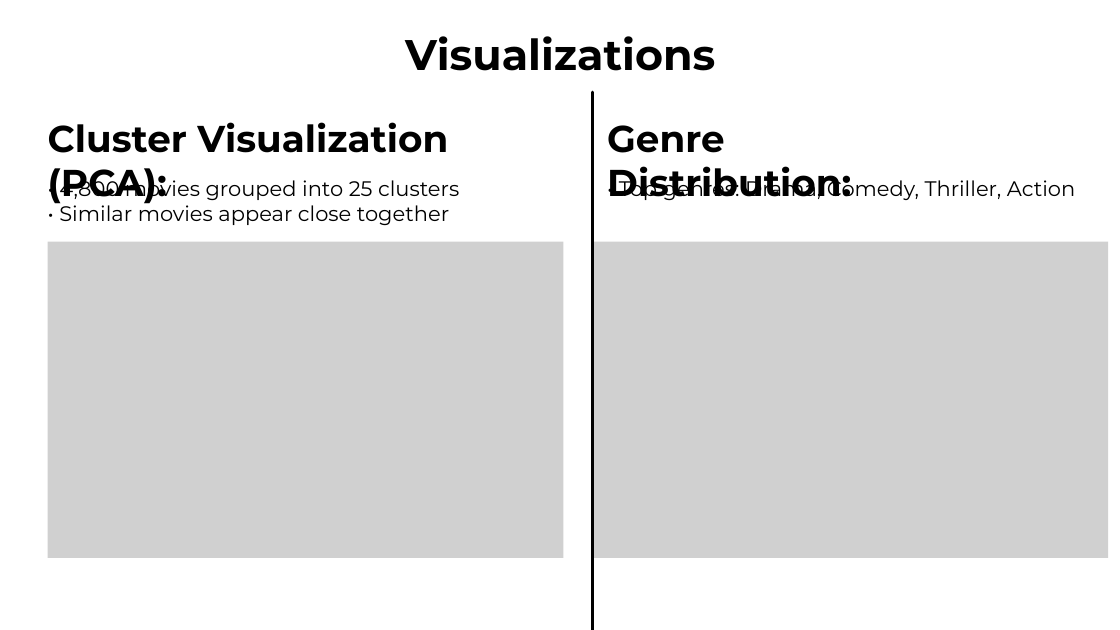
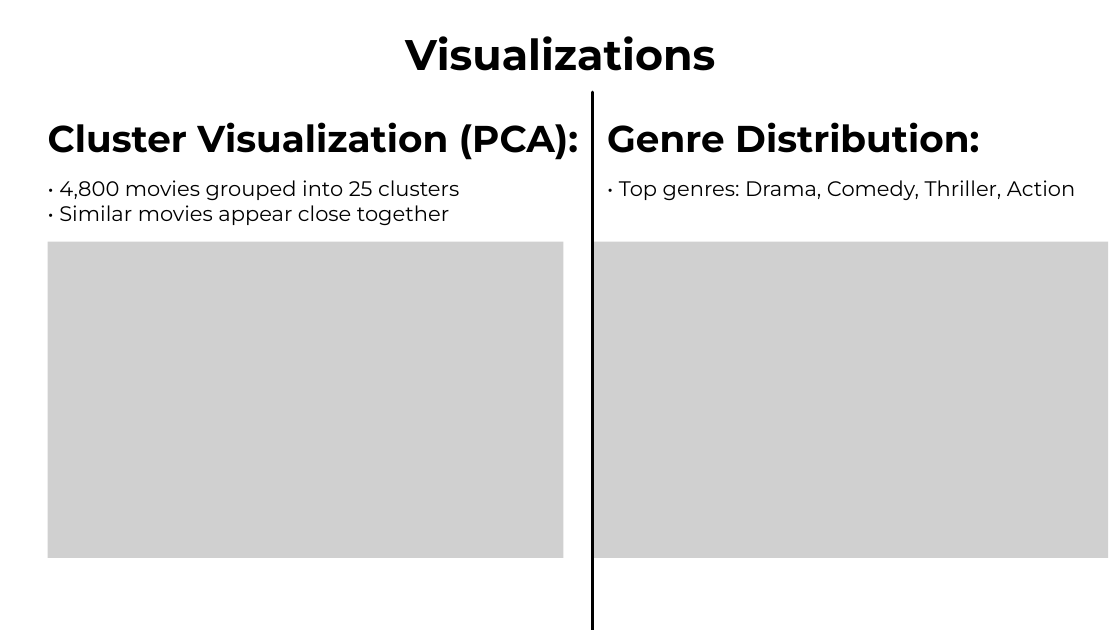
Before and after one commit to Selva-TS-cube/iitr, a slide deck: slide 7 of Movie Recommendation System.pptx. Drawn at 1120x630 pixels with LibreOffice and Linux fonts; fonts in the diff are those of the drawing; grey boxes stand for pictures. Boxes give left, top, right and bottom in pixels: in the first picture for what was removed or moved away, otherwise in the second. Text is boxed around its words. In the diff, an @@ line names an element or a change of style, - is before the commit and + after.

```diff
--- a/Movie Recommendation System.pptx
+++ b/Movie Recommendation System.pptx
@@ text "Cluster Visualization (PCA):" rewrapped from (48, 122, 448, 206) to (48, 122, 578, 160) @@
@@ text "Genre Distribution:" rewrapped from (607, 125, 851, 200) to (607, 122, 979, 153) @@
```
Also in this commit, not shown: 6 other slides changed, 1 other file.
